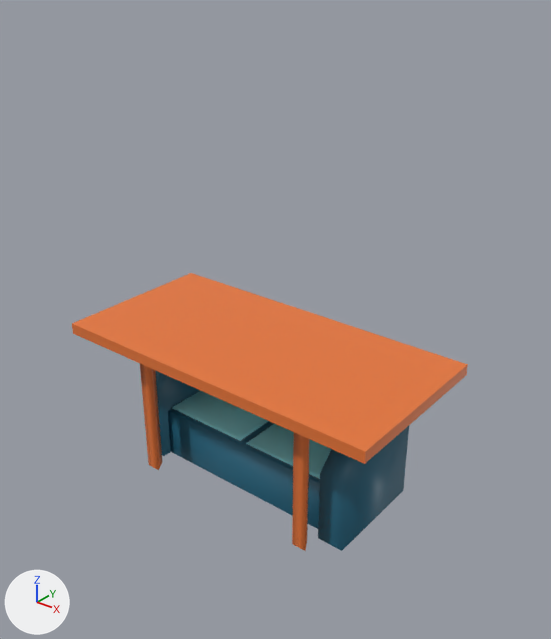
Renders of the FBX model Assets/Meshs/Cenario/modelos.fbx from each side of a commit.
Both versions are drawn from a 50 mm camera at (2.51, -2.99, 2.97) aimed at (0.1, 0.02, 1.1). The lights are fixed; the arrows at lower left show +X, +Y and +Z. Where no turn or scale is listed for an object, it has been applied to the vertices.

In view in the first picture: 'Mesa', 'Sofa'.
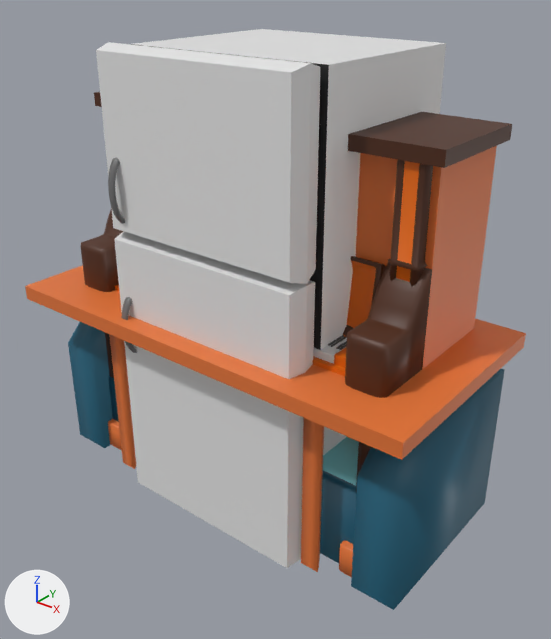
Where the change shows, as pixel boxes [x1, y1, x2, y2] in the pictures (551 x 639 px):
'Geladeira', added: after [96, 29, 446, 568]
    faces in mat_branco (white #e7e7e7): [96, 29, 446, 568]
    faces in mat_cinza (black #242424): [131, 44, 329, 350]
    faces in mat_cinza_menos_claro (dark grey #6e6e6e): [108, 157, 137, 353]
'Mesa', mesh rescaled: before [72, 273, 468, 551]; after [25, 265, 526, 572]
'Sofa', mesh rescaled (72% wider, 59% taller): before [155, 370, 409, 551]; after [68, 322, 505, 610]
'Piano', added (brown): after [81, 92, 512, 577]
    faces in mat_marrom (brown #4e2813): [81, 92, 512, 492]
    faces in mat_caixa (orange #e77737): [108, 146, 497, 577]
    faces in mat_laranja (orange #e76a00): [115, 161, 420, 376]
    faces in mat_branco (white #e7e7e7): [313, 338, 347, 364]
    faces in mat_preto (black #000000): [328, 335, 347, 350]

What the commit changed:
Material 'branco' (mat_branco) is new.
Its base color is (0.8, 0.8, 0.8) (white #e7e7e7).
Material 'Laranja' (mat_laranja) is new.
Its base color is (0.8, 0.144, 0.0) (orange #e76a00).
Material 'Preto' (mat_preto) is new.
Its base color is (0.0, 0.0, 0.0) (black #000000).
Material 'Cinza' (mat_cinza) is new.
Its base color is (0.0174, 0.0174, 0.0174) (black #242424).
me_cylinder_003 has 32 vertices, 18 faces and spans x -1.05..1.05, y -0.51..0.51, z 0.0..0.93.
me_cylinder_003 is used by ob_mesa; location (0.0, 0.0, 0.0).
me_cylinder_003 part 1: the whole mesh is scaled about the mesh origin by 1.24.
me_sofa has 84 vertices, 74 faces and spans x -0.78..0.78, y -0.24..0.43, z 0.0..0.67.
me_sofa is used by ob_sofa; location (0.0, 0.0, 0.0).
me_sofa part 2: the whole mesh is scaled about its middle by 1.57, then moved by (0.0, -0.01, 0.21).
Mesh me_cube_012 is new.
It has 1477 vertices, 1362 faces and spans x -1.11..1.11, y -0.4..0.54, z 0.01..2.23.
Faces by material slot: [365, 120, 92, 358, 427].
It uses material mat_marrom (brown #4e2813).
It uses material mat_caixa (orange #e77737).
It uses material mat_laranja (orange #e76a00).
It uses material mat_branco (white #e7e7e7).
It uses material mat_preto (black #000000).
Mesh me_cube_013 is new.
It has 208 vertices, 194 faces and spans x -0.58..0.64, y -0.58..0.73, z -0.02..2.56.
Faces by material slot: [144, 34, 16].
It uses material mat_cinza_menos_claro (dark grey #6e6e6e).
It uses material mat_branco (white #e7e7e7).
It uses material mat_cinza (black #242424).
Object 'Piano' (ob_piano) is new; it shows me_cube_012.
Its location is (0.0, 0.0, 0.0).
Object 'Geladeira' (ob_geladeira) is new; it shows me_cube_013.
Its location is (0.0, 0.0, 0.0).
